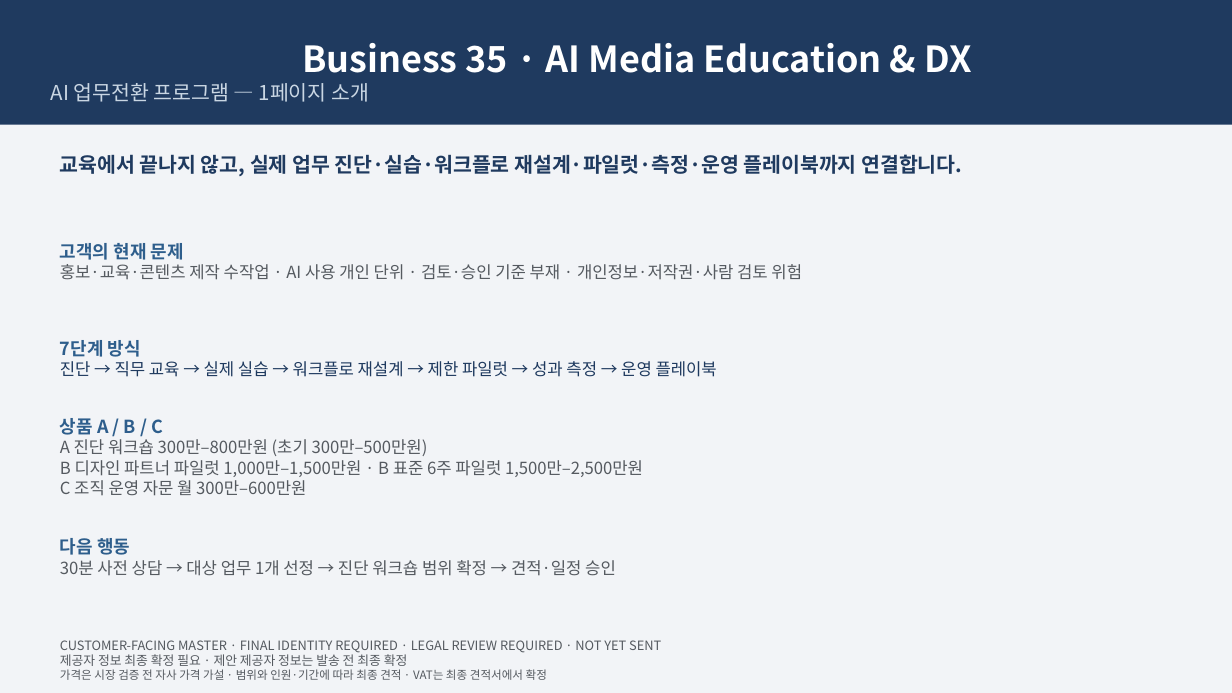
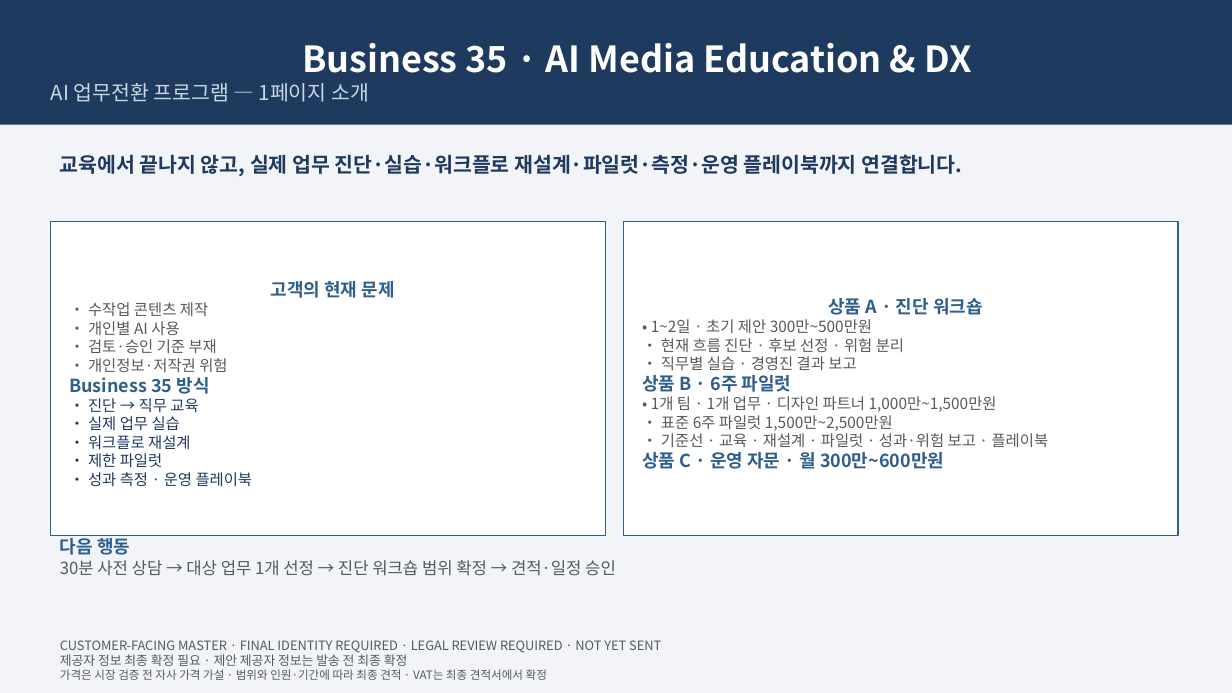
Before and after one commit to skerishKang/ai-revenue-lab, a slide deck: slide 1 of docs/commercial/business-35-ai-media-education-dx/customer-package/Business35_OnePage_Offer_Source.pptx. Drawn at 1232x693 pixels with LibreOffice and Linux fonts; fonts in the diff are those of the drawing. Boxes give left, top, right and bottom in pixels: in the first picture for what was removed or moved away, otherwise in the second. Text is boxed around its words. In the diff, an @@ line names an element or a change of style, - is before the commit and + after.

```diff
--- a/docs/commercial/business-35-ai-media-education-dx/customer-package/Business35_OnePage_Offer_Source.pptx
+++ b/docs/commercial/business-35-ai-media-education-dx/customer-package/Business35_OnePage_Offer_Source.pptx
@@ rectangle added at (51,222,605,536), fill #FFFFFF, outline #2E5E8C 1 pt, 12 pt, text #1F3A5F @@
+고객의 현재 문제
+• 수작업 콘텐츠 제작
+• 개인별 AI 사용
+• 검토·승인 기준 부재
+• 개인정보·저작권 위험
+Business 35 방식
+• 진단 → 직무 교육
+• 실제 업무 실습
+• 워크플로 재설계
+• 제한 파일럿
+• 성과 측정 · 운영 플레이북
@@ rectangle added at (624,222,1178,536), fill #FFFFFF, outline #2E5E8C 1 pt, 12 pt, text #555A60 @@
+상품 A · 진단 워크숍
+• 1~2일 · 초기 제안 300만~500만원
+• 현재 흐름 진단 · 후보 선정 · 위험 분리
+• 직무별 실습 · 경영진 결과 보고
+상품 B · 6주 파일럿
+• 1개 팀 · 1개 업무 · 디자인 파트너 1,000만~1,500만원
+• 표준 6주 파일럿 1,500만~2,500만원
+• 기준선 · 교육 · 재설계 · 파일럿 · 성과·위험 보고 · 플레이북
+상품 C · 운영 자문 · 월 300만~600만원
@@ text removed at (60,243,802,280) @@
-고객의 현재 문제
-홍보·교육·콘텐츠 제작 수작업 · AI 사용 개인 단위 · 검토·승인 기준 부재 · 개인정보·저작권·사람 검토 위험
@@ text removed at (60,340,717,377) @@
-7단계 방식
-진단 → 직무 교육 → 실제 실습 → 워크플로 재설계 → 제한 파일럿 → 성과 측정 → 운영 플레이북
@@ text removed at (60,418,643,496) @@
-상품 A / B / C
-A 진단 워크숍 300만–800만원 (초기 300만–500만원)
-B 디자인 파트너 파일럿 1,000만–1,500만원 · B 표준 6주 파일럿 1,500만–2,500만원
-C 조직 운영 자문 월 300만–600만원
```
Also in this commit, not shown: 19 other files.
